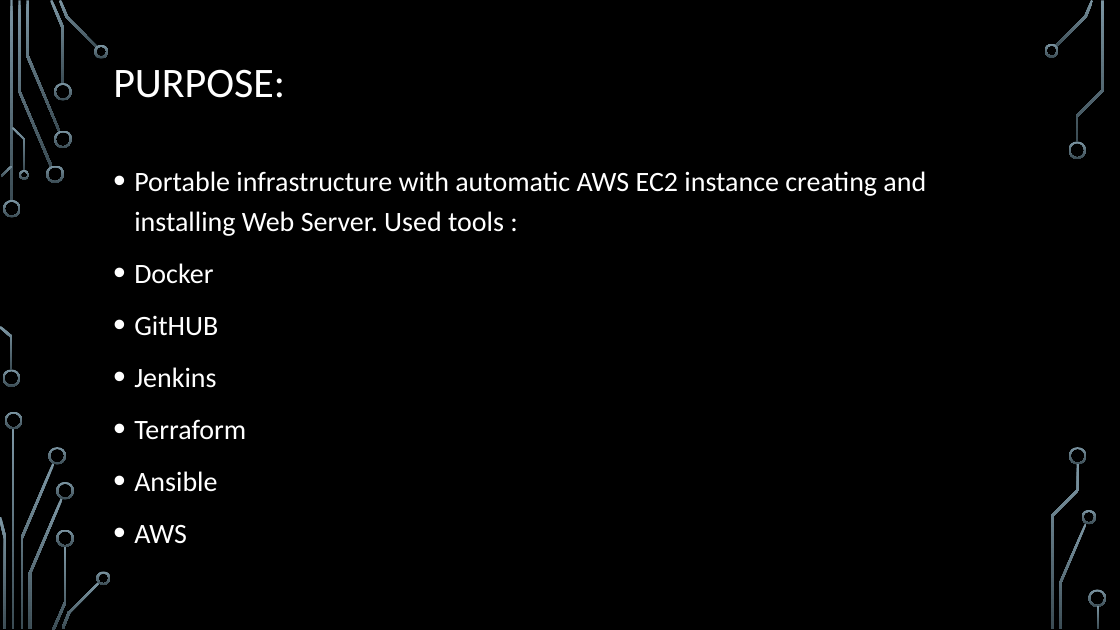
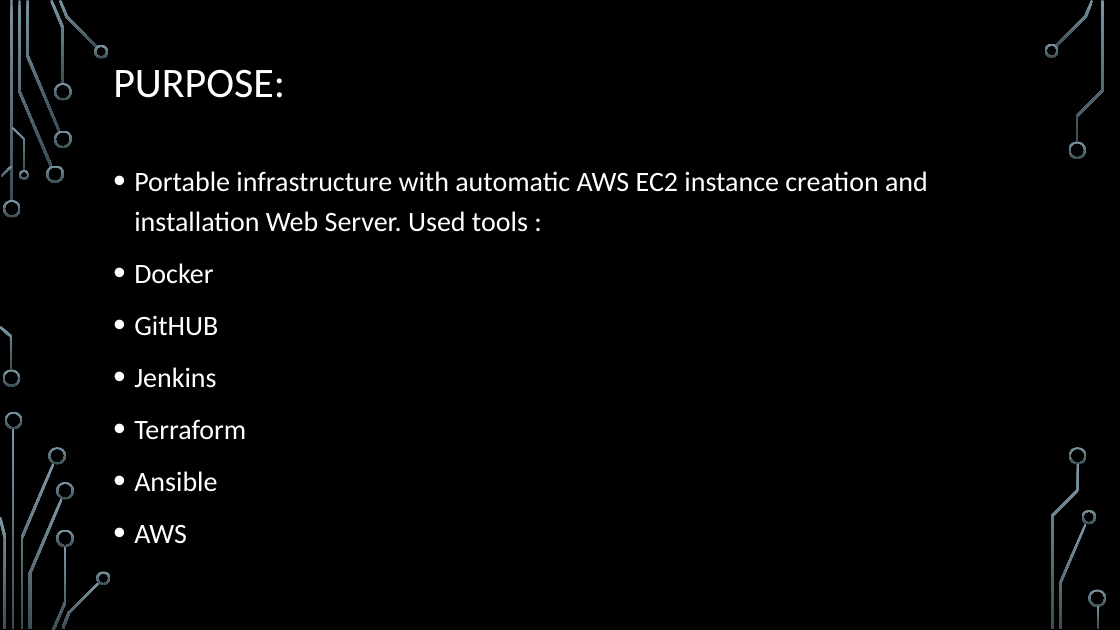
Before and after one commit to Areandill/DevOps_online_Kyiv_2021Q2, a slide deck: slide 2 of FinalTask/Martyniuk_Oleksii_DevOps_online_Kyiv_2021Q2.pptx. Drawn at 1120x630 pixels with LibreOffice and Linux fonts; fonts in the diff are those of the drawing; background and template pictures are left out. Boxes give left, top, right and bottom in pixels: in the first picture for what was removed or moved away, otherwise in the second. Text is boxed around its words. In the diff, an @@ line names an element or a change of style, - is before the commit and + after.

```diff
--- a/FinalTask/Martyniuk_Oleksii_DevOps_online_Kyiv_2021Q2.pptx
+++ b/FinalTask/Martyniuk_Oleksii_DevOps_online_Kyiv_2021Q2.pptx
@@ text at (x1=134, y1=171, x2=928, y2=232): text changed @@
-• Portable infrastructure with automatic AWS EC2 instance creating and installing Web Server. Used tools :
+• Portable infrastructure with automatic AWS EC2 instance creation and installation Web Server. Used tools :
```
Also in this commit, not shown: 2 other slides changed.
